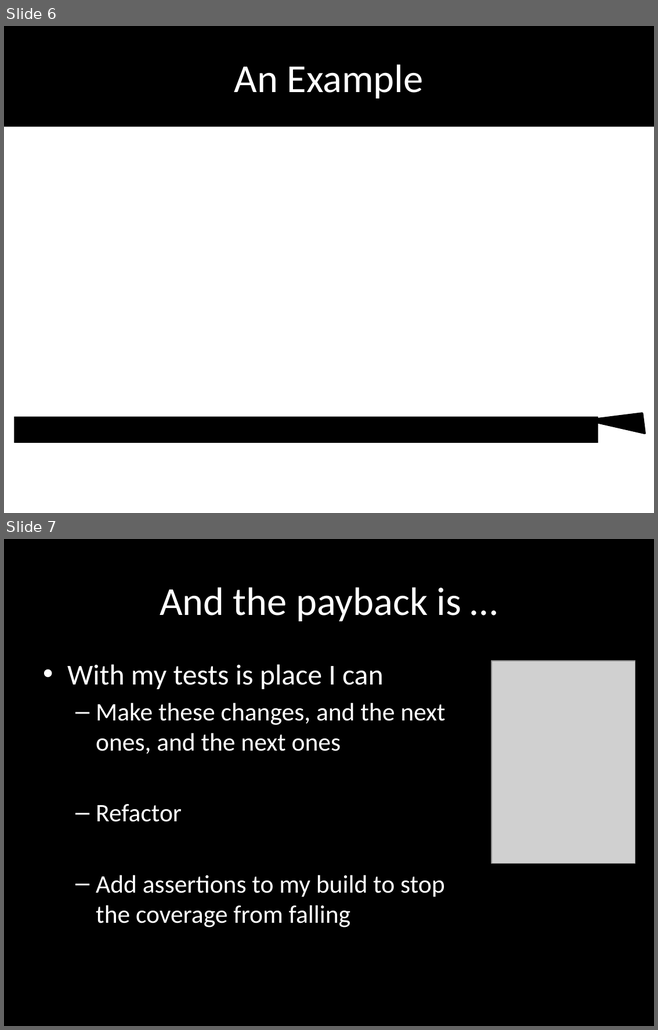
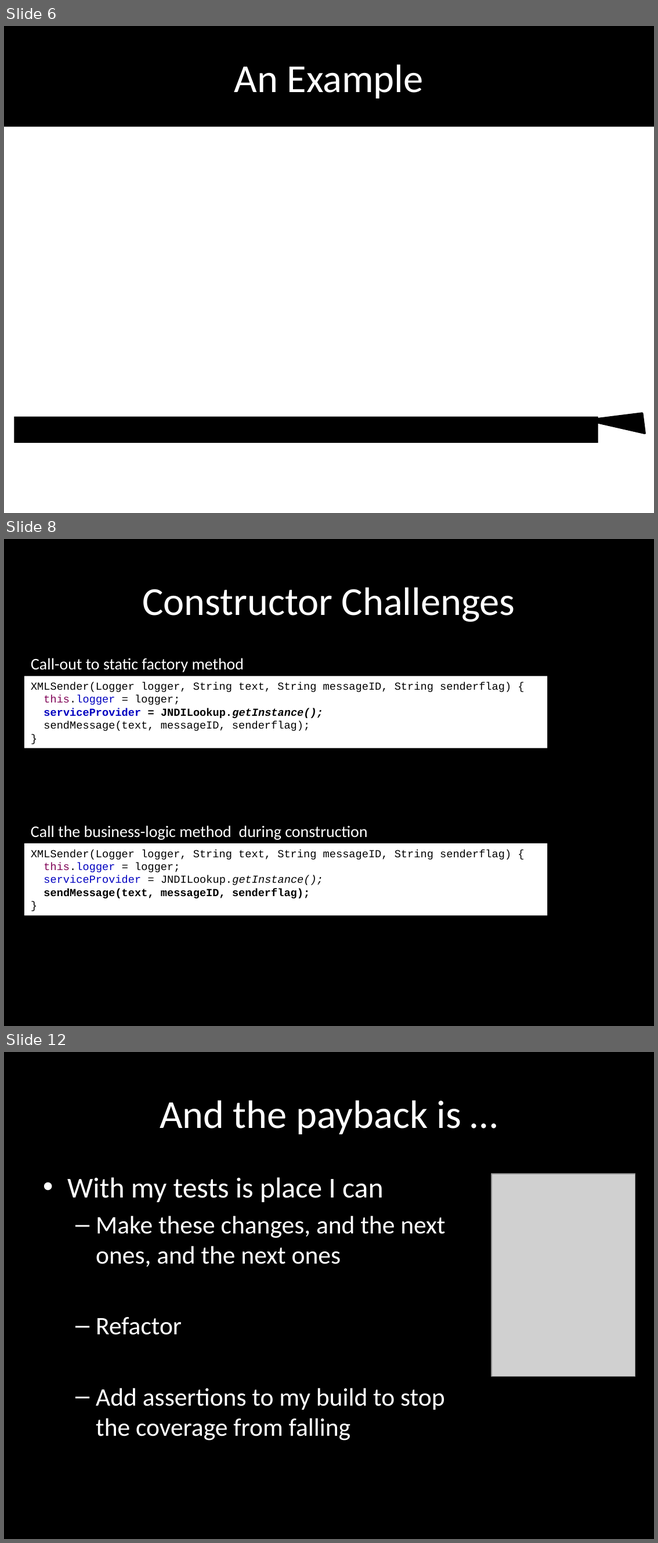
Before and after one commit to tonybaines/retrofitting-tests, a slide deck: presentation/Retrofitting Tests.pptx. Shown one above the other, each under a label of ours: slides 6 and 7 before the commit, slides 6, 8 and 12 after it; the slides between them are not shown. The pictures are 658x1030 and 658x1543 pixels, drawn with LibreOffice and Linux fonts; fonts in the diff are those of the drawing; grey boxes stand for pictures; background and template pictures are left out. Boxes give left, top, right and bottom in pixels: in the first picture for what was removed or moved away, otherwise in the second. Text is boxed around its words. In the diff, an @@ line names an element or a change of style, - is before the commit and + after.

```diff
--- a/presentation/Retrofitting Tests.pptx
+++ b/presentation/Retrofitting Tests.pptx
@@ slide 8 added at (x1=4, y1=539, x2=654, y2=1026), background #000000 @@
@@ title added at (x1=142, y1=587, x2=515, y2=622), 44 pt, text #FFFFFF @@
+Constructor Challenges
@@ text added at (x1=31, y1=658, x2=244, y2=672), 18 pt, text #FFFFFF @@
+Call-out to static factory method
@@ rectangle added at (x1=24, y1=676, x2=547, y2=748), fill #FFFFFF, 12 pt, text #000000 @@
+XMLSender(Logger logger, String text, String messageID, String senderflag) {
+this.logger = logger;
+serviceProvider = JNDILookup.getInstance();
+sendMessage(text, messageID, senderflag);
+}
@@ text added at (x1=31, y1=826, x2=367, y2=840), 18 pt, text #FFFFFF @@
+Call the business-logic method during construction
@@ rectangle added at (x1=24, y1=843, x2=547, y2=916), fill #FFFFFF, 12 pt, text #000000 @@
+XMLSender(Logger logger, String text, String messageID, String senderflag) {
+this.logger = logger;
+serviceProvider = JNDILookup.getInstance();
+sendMessage(text, messageID, senderflag);
+}
@@ what was slide 7 is now slide 12 @@
```
Also in this commit, not shown: 2 slides changed, 4 other slides added.
